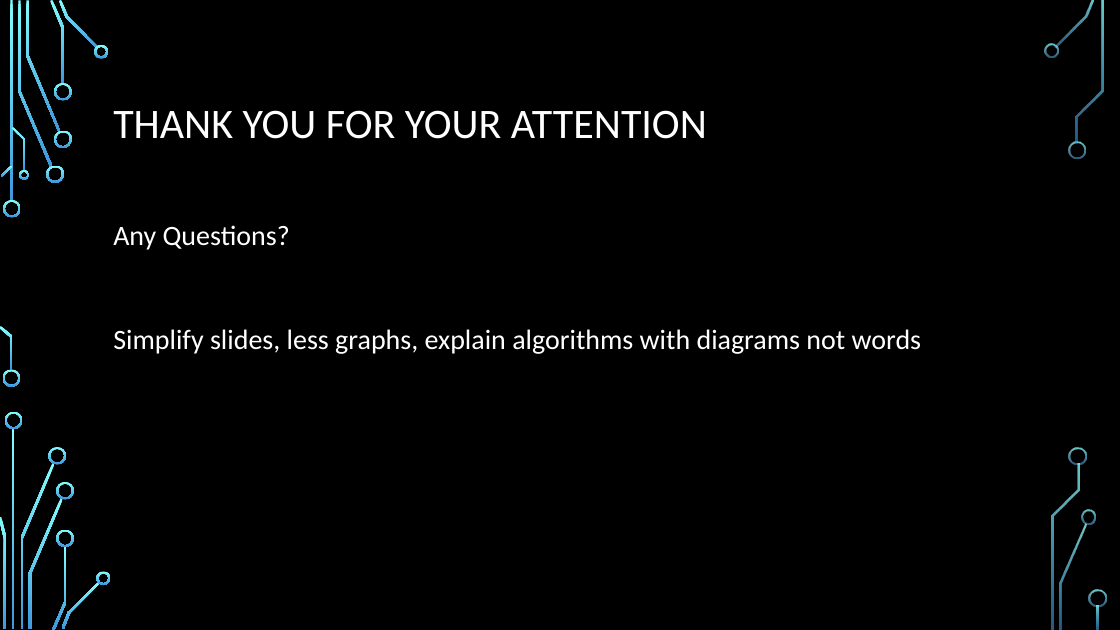
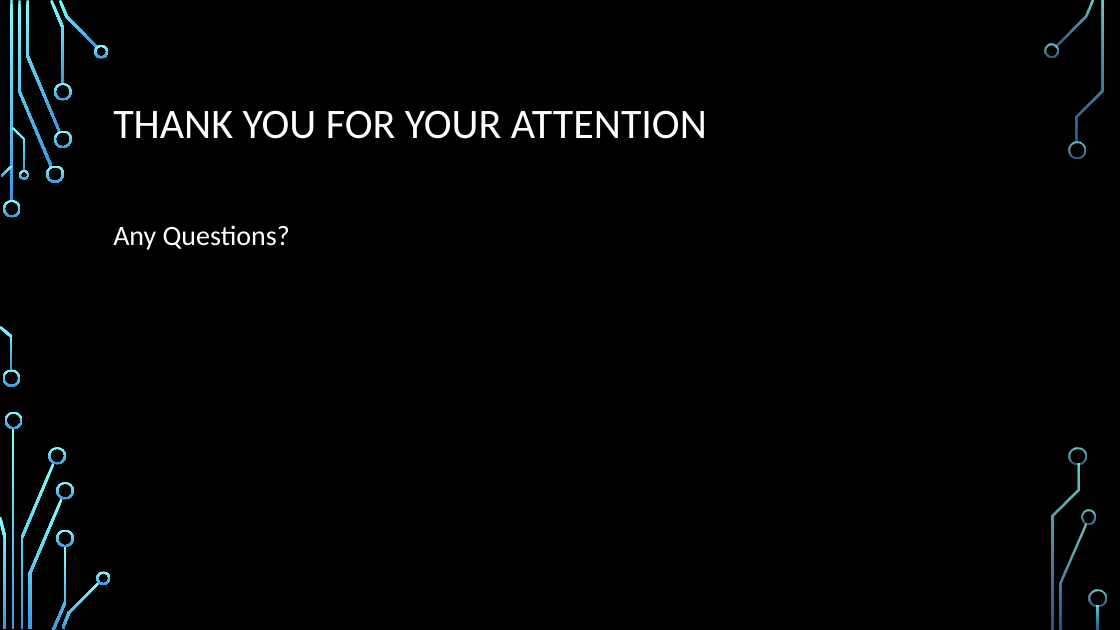
Before and after one commit to parth2480/data_compression, a slide deck: slide 8 of Parth viva presentation.pptx (slide 7 before the commit). Drawn at 1120x630 pixels with LibreOffice and Linux fonts; fonts in the diff are those of the drawing; background and template pictures are left out. Boxes give left, top, right and bottom in pixels: in the first picture for what was removed or moved away, otherwise in the second. Text is boxed around its words. In the diff, an @@ line names an element or a change of style, - is before the commit and + after.

```diff
--- a/Parth viva presentation.pptx
+++ b/Parth viva presentation.pptx
@@ text at [113,329,922,354]: paragraph removed @@
-Simplify slides, less graphs, explain algorithms with diagrams not words
```
Also in this commit, not shown: 3 other slides changed, 1 slide added.
